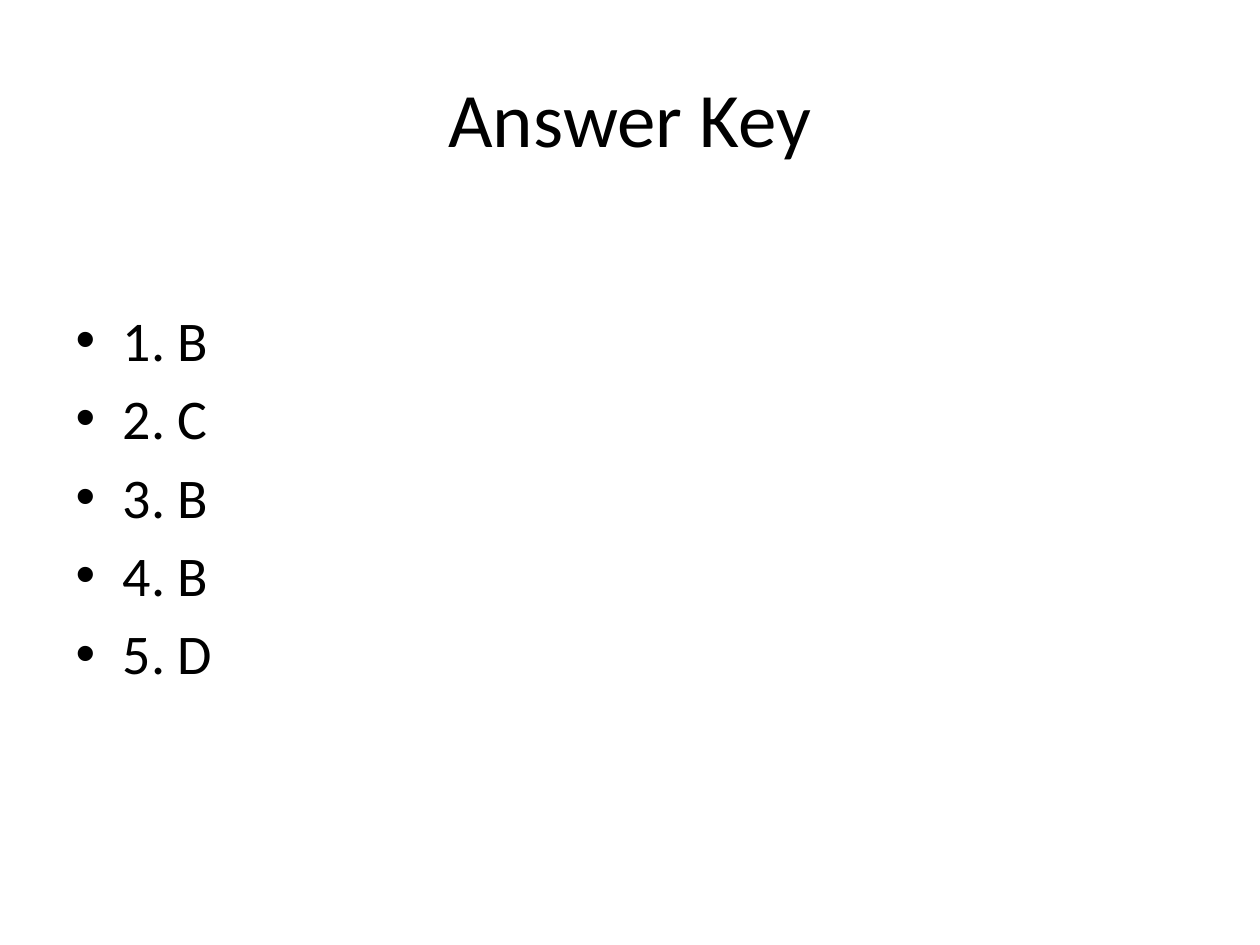
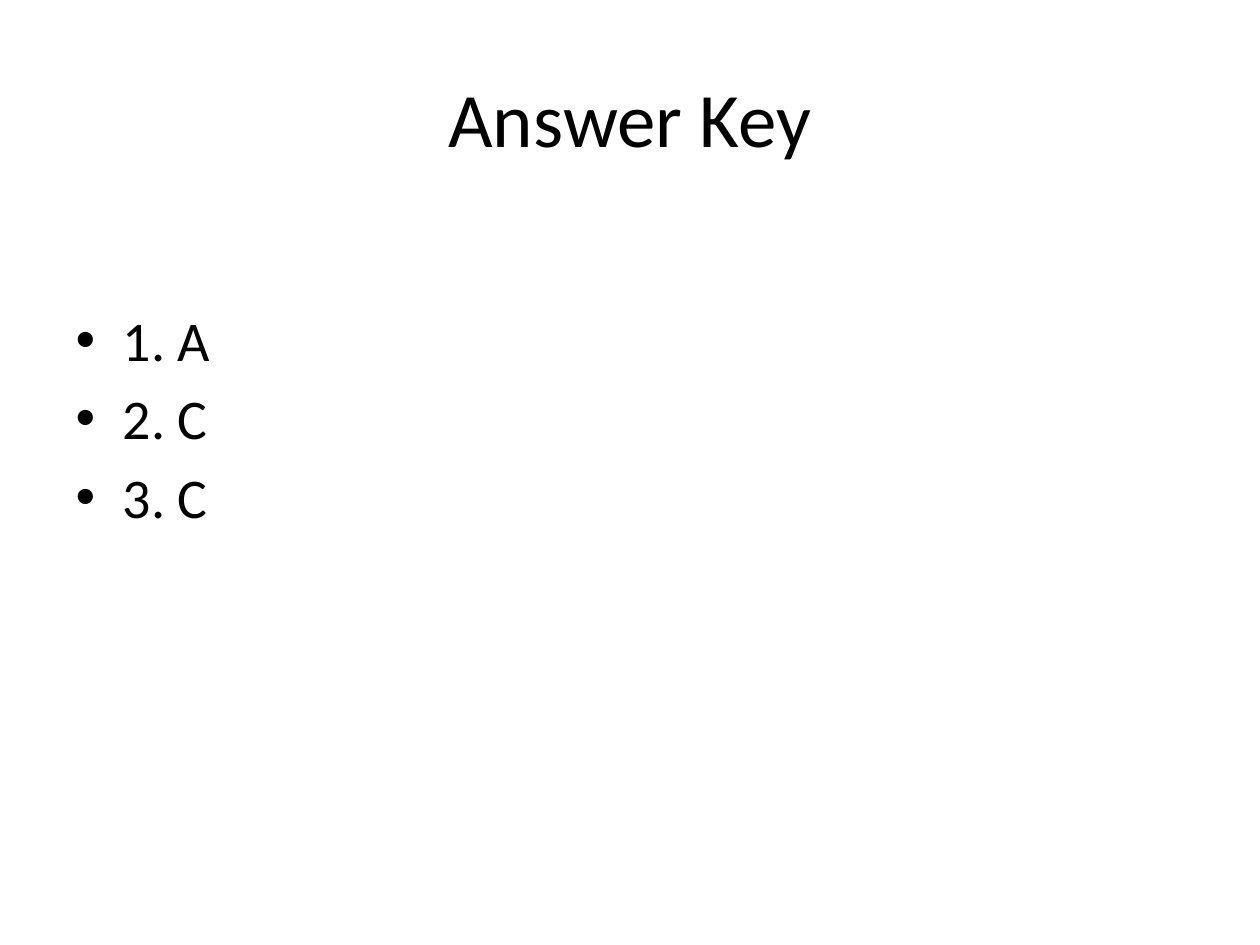
Before and after one commit to possibly-nrs-14/rag-sme, a slide deck: slide 5 of exports/quiz.pptx (slide 7 before the commit). Drawn at 1260x945 pixels with LibreOffice and Linux fonts; fonts in the diff are those of the drawing. Boxes give left, top, right and bottom in pixels: in the first picture for what was removed or moved away, otherwise in the second. Text is boxed around its words. In the diff, an @@ line names an element or a change of style, - is before the commit and + after.

```diff
--- a/exports/quiz.pptx
+++ b/exports/quiz.pptx
@@ text at (123, 325, 210, 362): text changed @@
-• 1. B
+• 1. A
@@ text at (123, 481, 208, 519): text changed @@
-• 3. B
-• 4. B
-• 5. D
+• 3. C
```
Also in this commit, not shown: 3 other slides changed, 2 slides added, 4 slides removed, 9 other files.
